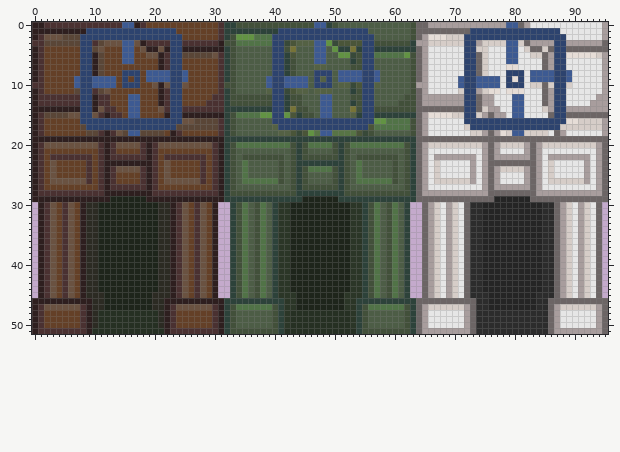
Sprite sheet -- kingslayer/resources/images/arrow_towers_blue.png. Above: the version before the commit.
The file is 96x52 pixels. Colours within 5 levels of each other are drawn and written as one.
New version:
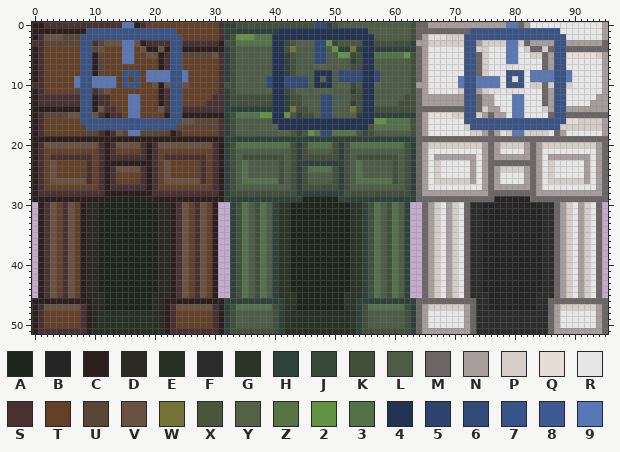
Palette (. is transparent): A #1e251b  B #252525  C #2e1f1f  D #2c2b23  E #263023  F #2c2c2c  G #2b3627  H #2d423a  J #384939  K #42503a  L #4d5d46  M #6c6565  N #a89d9d  P #d6cdc8  Q #e6ddd7  R #e6e6e6  S #4a3131  T #644027  U #5a4637  V #6a5241  W #767337  X #4a5539  Y #546144  Z #577445  2 #629343  3 #517347  4 #223354  5 #2d436e  6 #324a78  7 #375387  8 #3d5a92  9 #5677b8
Changes in this commit:
The author changed colour 5 to colour 4 in row 1 at x 41 to 55; in row 2 at x 40 to 56; in rows 3 to 7 at x 40 to 41 and 55 to 56; in row 8 at x 40 to 41, 47 to 49 and 55 to 56; in row 9 at x 40 to 41, 47, 49 and 55 to 56; in row 10 at x 40 to 41, 47 to 49 and 55 to 56.
The author changed colour 5 to colour 4 in rows 11 to 15 at x 40 to 41 and 55 to 56; in row 16 at x 40 to 56; in row 17 at x 41 to 55.
The author changed colour 8 to colour 6 in row 0 at x 47 to 48; in rows 3 to 6 at x 47 to 48; in row 8 at x 51 to 54 and 57; in row 9 at x 39, 42 to 45, 51 to 54 and 57; in row 10 at x 39 and 42 to 45; in rows 12 to 15 at x 48 to 49.
The author changed colour 8 to colour 6 in row 18 at x 48 to 49.
The author changed colour 5 to colour 7 in row 1 at x 9 to 23 and 73 to 87; in row 2 at x 8 to 24 and 72 to 88; in rows 3 to 7 at x 8 to 9, 23 to 24, 72 to 73 and 87 to 88; in row 8 at x 8 to 9, 15 to 17, 23 to 24, 72 to 73, 79 to 81 and 87 to 88; in row 9 at x 8 to 9, 15, 17, 23 to 24, 72 to 73, 79, 81 and 87 to 88; in row 10 at x 8 to 9, 15 to 17, 23 to 24, 72 to 73, 79 to 81 and 87 to 88.
The author changed colour 5 to colour 7 in rows 11 to 15 at x 8 to 9, 23 to 24, 72 to 73 and 87 to 88; in row 16 at x 8 to 24 and 72 to 88; in row 17 at x 9 to 23 and 73 to 87.
The author changed colour 8 to colour 9 in row 0 at x 15 to 16 and 79 to 80; in rows 3 to 6 at x 15 to 16 and 79 to 80; in row 8 at x 19 to 22, 25, 83 to 86 and 89; in row 9 at x 7, 10 to 13, 19 to 22, 25, 71, 74 to 77, 83 to 86 and 89; in row 10 at x 7, 10 to 13, 71 and 74 to 77; in rows 12 to 15 at x 16 to 17 and 80 to 81.
The author changed colour 8 to colour 9 in row 18 at x 16 to 17 and 80 to 81.
Where, in picture pixels (left, top, right, bottom), the same in both pictures:
changed: (74, 22, 188, 136)
changed: (266, 22, 380, 136)
changed: (458, 22, 572, 136)
